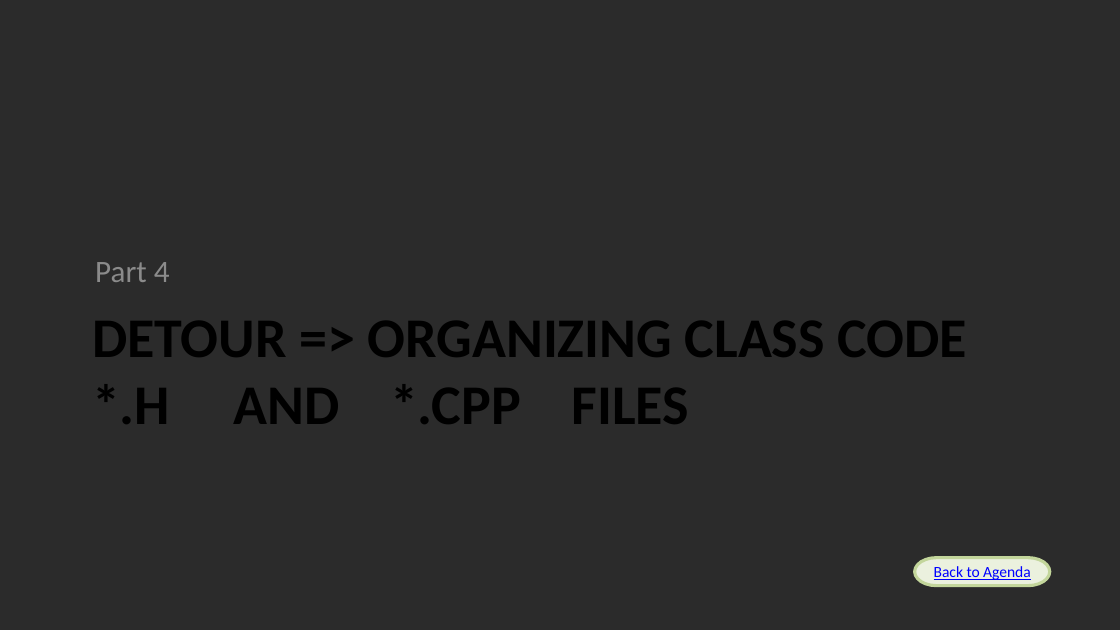
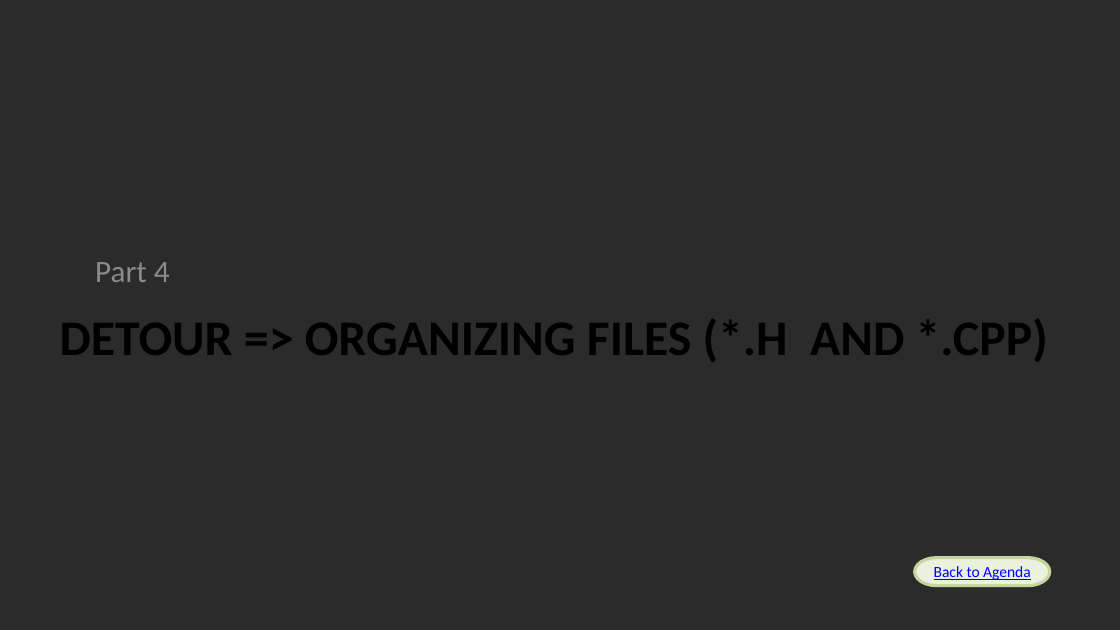
Before and after one commit to Alan-Lomax/MERG-SIG-Presentations, a slide deck: slide 20 of Introduction to Class Programming Part 2.pptx. Drawn at 1120x630 pixels with LibreOffice and Linux fonts; fonts in the diff are those of the drawing; background and template pictures are left out; a plain dark background stands for a picture behind light text. Boxes give left, top, right and bottom in pixels: in the first picture for what was removed or moved away, otherwise in the second. Text is boxed around its words. In the diff, an @@ line names an element or a change of style, - is before the commit and + after.

```diff
--- a/Introduction to Class Programming Part 2.pptx
+++ b/Introduction to Class Programming Part 2.pptx
@@ title at [60, 319, 1048, 362]: text changed; size 36 to 32 pt @@
-DETOUR => ORGANIZING CLASS CODE
-*.H AND *.CPP FILES
+DETOUR => ORGANIZING FILES (*.H AND *.CPP)
```
Also in this commit, not shown: 10 other slides changed, 1 slide added, 1 slide removed.
